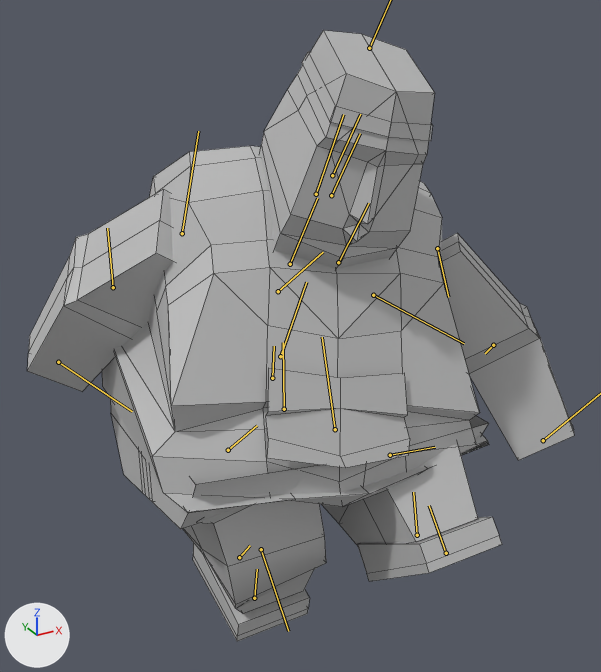
An edit to the FBX model Assets/Animations/Character/fatman_anim_01.fbx, drawn before and after from the same camera.
Both versions are drawn from a 50 mm lens placed at (-1.79, -3.29, 3.18), pointed at (0.03, 0.03, 1.52). Every picture has the same lights, and +X, +Y and +Z are marked at lower left. Both versions are drawn at frame 50 of the action 'Take 001'; the numbers are the values there. The bones that bend it are drawn over the model as lines. Mesh edges are drawn as thin lines.
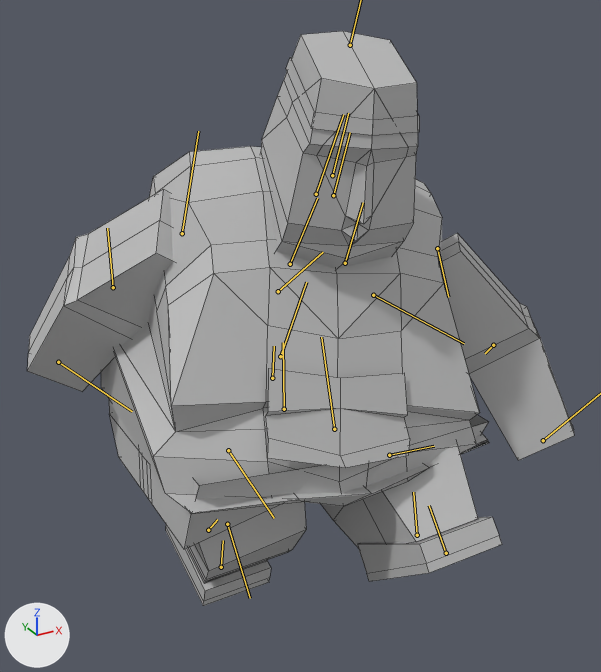
What differs and where, as boxes (x1, y1, x2, y2) in the pictures (601 x 672 px):
'polySurface46', posed: before (27, 30, 575, 641); after (27, 31, 575, 606)
bone 'head_jnt', root to tip: before (332, 175) to (360, 114); after (332, 175) to (348, 113)
bone 'R_thight_jnt', root to tip: before (228, 450) to (257, 425); after (228, 450) to (274, 518)
bone 'R_knee_jnt', root to tip: before (261, 549) to (288, 631); after (227, 524) to (250, 598)

The change in detail:
Bone 'head_jnt' (bone_head_jnt) turns from (-3, 0, -5) to (-3, 0, 5) degrees about its own x, y and z.
Bone 'hip_jnt' (bone_hip_jnt) turns from (-9, 0, 0) to (-9, 1, 0) degrees about its own x, y and z.
Bone 'R_thight_jnt' (bone_r_thight_jnt) turns from (4, 5, 26) to (-1, 6, -25) degrees about its own x, y and z.
Bone 'R_knee_jnt' (bone_r_knee_jnt) turns from (0, 0, -47) to (0, 0, 1) degrees about its own x, y and z.
